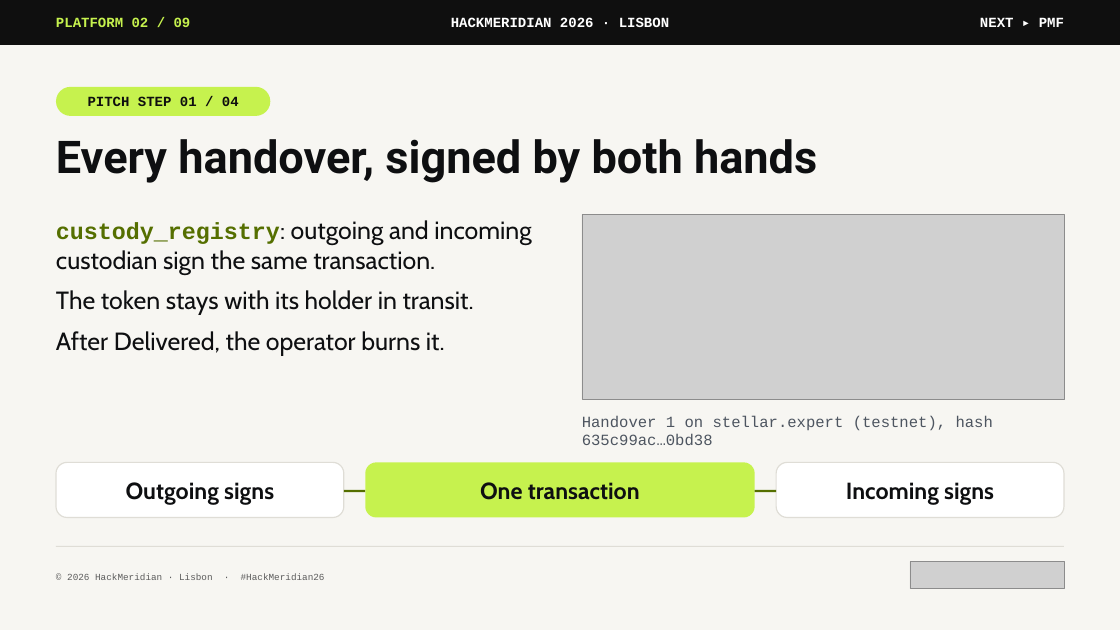
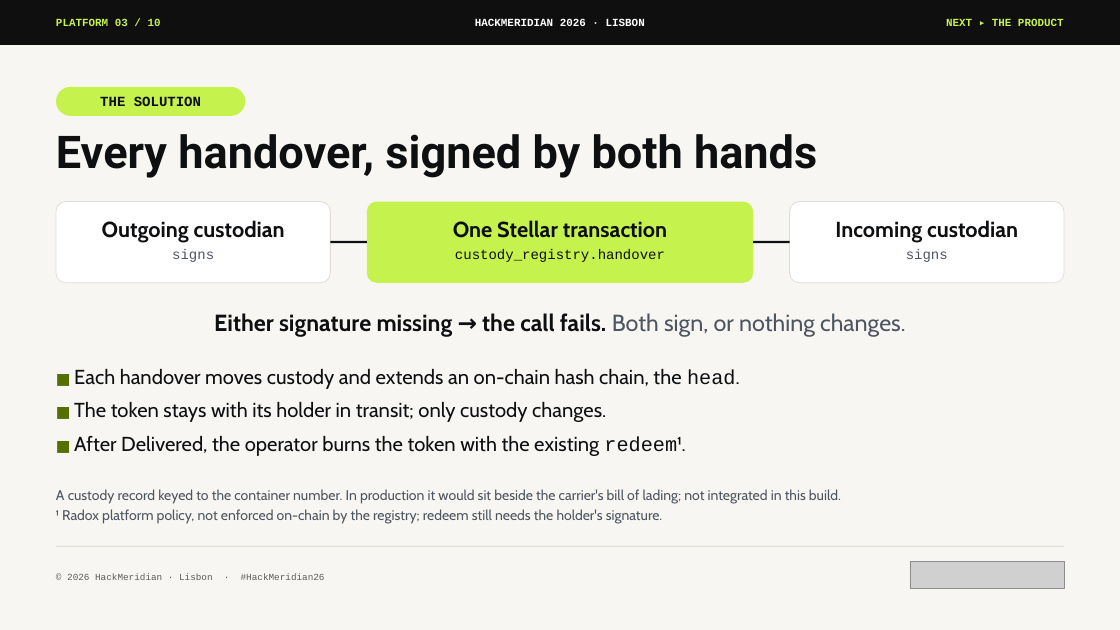
Before and after one commit to pwsaragossy/hackmeridian-cos, a slide deck: slide 3 of projects/hackmeridian-rail/deck/radox-custody-rail.pptx (slide 2 before the commit). Drawn at 1120x630 pixels with LibreOffice and Linux fonts; fonts in the diff are those of the drawing; grey boxes stand for pictures. Boxes give left, top, right and bottom in pixels: in the first picture for what was removed or moved away, otherwise in the second. Text is boxed around its words. In the diff, an @@ line names an element or a change of style, - is before the commit and + after.

Commit message:
update from hackmeridian-rail

```diff
--- a/projects/hackmeridian-rail/deck/radox-custody-rail.pptx
+++ b/projects/hackmeridian-rail/deck/radox-custody-rail.pptx
@@ text at (x1=56, y1=19, x2=161, y2=26): text changed; size 18 to 14 pt @@
-PLATFORM 02 / 09
+PLATFORM 03 / 10
@@ text "HACKMERIDIAN 2026 · LISBON" at (x1=475, y1=19, x2=645, y2=26): size 18 to 14 pt @@
@@ text at (x1=946, y1=19, x2=1064, y2=26): text changed; size 18 to 14 pt; text colour #FFFFFF to #C6F24E @@
-NEXT ▸ PMF
+NEXT ▸ THE PRODUCT
@@ rounded rectangle "THE SOLUTION" resized from (x1=56, y1=87, x2=270, y2=116) to (x1=56, y1=87, x2=245, y2=116) @@
@@ text in rounded rectangle at (x1=100, y1=96, x2=201, y2=106): text changed; text colour #0F0F0F to #0E0F11 @@
-PITCH STEP 01 / 04
+THE SOLUTION
@@ text "Every handover, signed by both ..." at (x1=56, y1=134, x2=817, y2=178): more space between paragraphs @@
@@ rounded rectangle added at (x1=56, y1=202, x2=330, y2=283), fill #FFFFFF, outline #DFDDD6 1 pt @@
@@ rounded rectangle resized from (x1=365, y1=463, x2=754, y2=517) to (x1=367, y1=202, x2=753, y2=283) @@
@@ rounded rectangle at (x1=367, y1=202, x2=753, y2=283): proportions changed @@
@@ rounded rectangle added at (x1=790, y1=202, x2=1064, y2=283), fill #FFFFFF, outline #DFDDD6 1 pt @@
@@ text "Outgoing custodian" at (x1=102, y1=220, x2=285, y2=262): vertical alignment middle to top @@
@@ text removed at (x1=56, y1=220, x2=531, y2=356) @@
-custody_registry: outgoing and incoming custodian sign the same transaction.
-The token stays with its holder in transit.
-After Delivered, the operator burns it.
@@ text at (x1=102, y1=220, x2=285, y2=262): text changed; size 30 to 28 pt @@
-Outgoing signs
+Outgoing custodian
+signs
@@ text added at (x1=453, y1=220, x2=667, y2=262), 18 pt, text #0E0F11 @@
+One Stellar transaction
+custody_registry.handover
@@ picture removed at (x1=582, y1=214, x2=1064, y2=399) @@
@@ text "Incoming custodian" at (x1=835, y1=220, x2=1018, y2=262): vertical alignment middle to top @@
@@ text at (x1=835, y1=220, x2=1018, y2=262): text changed; size 30 to 28 pt @@
-Incoming signs
+Incoming custodian
+signs
@@ rectangle added at (x1=330, y1=241, x2=367, y2=243), fill #0E0F11 @@
@@ rectangle added at (x1=753, y1=241, x2=790, y2=243), fill #0E0F11 @@
@@ text added at (x1=214, y1=313, x2=905, y2=337), 30 pt, text #0E0F11, bold @@
+Either signature missing → the call fails. Both sign, or nothing changes.
@@ text added at (x1=74, y1=369, x2=740, y2=456), 26 pt, text #0E0F11 @@
+■ Each handover moves custody and extends an on-chain hash chain, the head.
+■ The token stays with its holder in transit; only custody changes.
+■ After Delivered, the operator burns the token with the existing redeem¹.
@@ text removed at (x1=582, y1=415, x2=993, y2=445) @@
-Handover 1 on stellar.expert (testnet), hash 635c99ac…0bd38
@@ rounded rectangle removed at (x1=56, y1=463, x2=344, y2=517) @@
@@ rounded rectangle removed at (x1=776, y1=463, x2=1064, y2=517) @@
@@ text added at (x1=56, y1=489, x2=841, y2=524), 18 pt, text #4D5560 @@
+A custody record keyed to the container number. In production it would sit beside the carrier's bill of lading; not integrated in this build.
+¹ Radox platform policy, not enforced on-chain by the registry; redeem still needs the holder's signature.
@@ rectangle removed at (x1=344, y1=490, x2=365, y2=492) @@
@@ text removed at (x1=480, y1=482, x2=640, y2=500) @@
-One transaction
@@ rectangle removed at (x1=755, y1=490, x2=776, y2=492) @@
```
Also in this commit, not shown: 5 other slides changed, 4 slides added, 3 slides removed, 12 other files.
